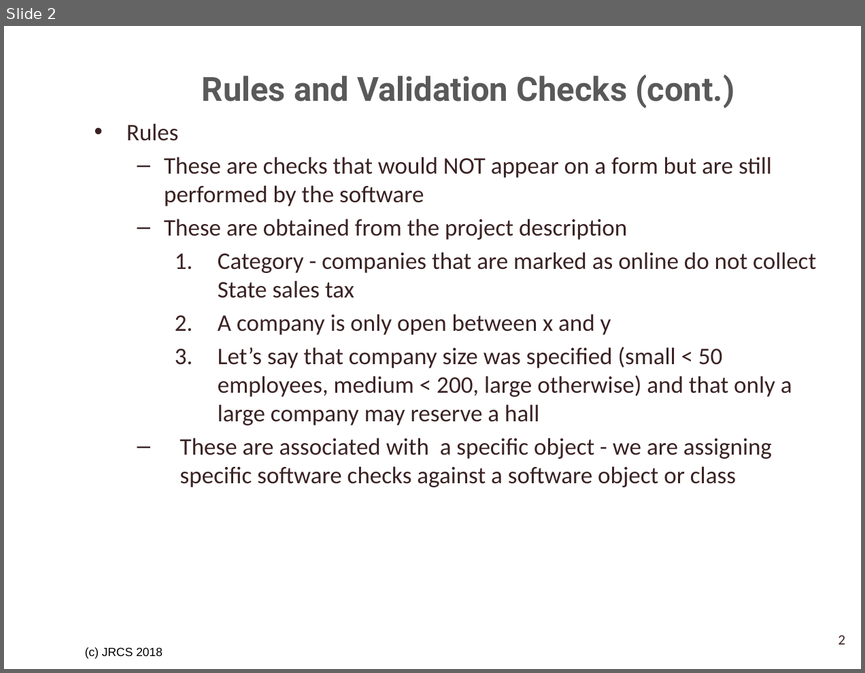
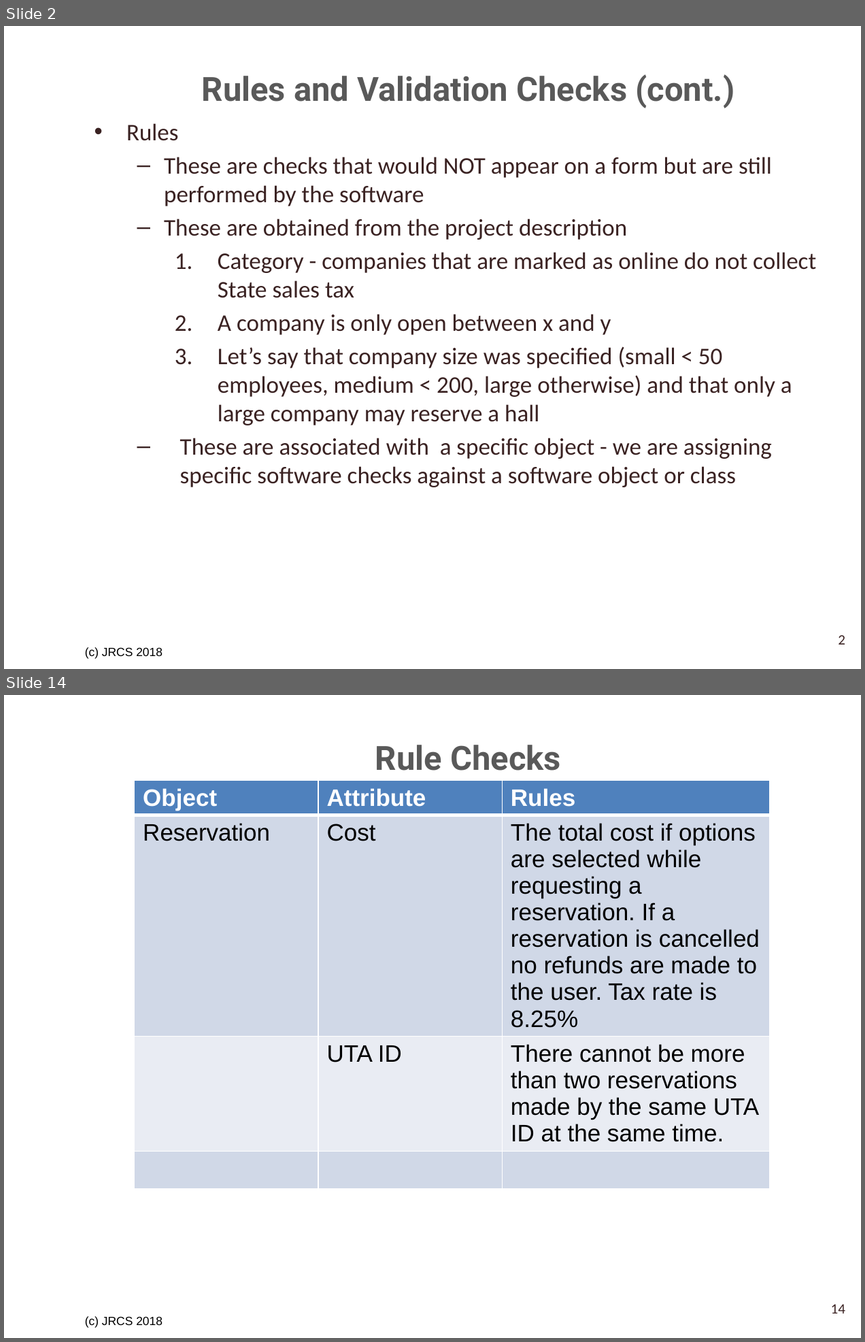
Before and after one commit to SrihariShastry/UTA_Parking, a slide deck: Project_Analysis_Team_3/Validation Checks and Rules Tables.pptx. Shown one above the other, each under a label of ours: slide 2 before the commit, slides 2 and 14 after it; the slides between them are not shown. The pictures are 865x673 and 865x1342 pixels, drawn with LibreOffice and Linux fonts; fonts in the diff are those of the drawing; background and template pictures are left out. Boxes give left, top, right and bottom in pixels: in the first picture for what was removed or moved away, otherwise in the second. Text is boxed around its words. In the diff, an @@ line names an element or a change of style, - is before the commit and + after.

```diff
--- a/Project_Analysis_Team_3/Validation Checks and Rules Tables.pptx
+++ b/Project_Analysis_Team_3/Validation Checks and Rules Tables.pptx
@@ slide 14 added at bbox=[4, 695, 861, 1338], background picture (left out); not listed: 1 template element that a slide beside it also shows @@
@@ title added at bbox=[375, 745, 561, 770], 28 pt, text #595959, bold @@
+Rule Checks
@@ table added at bbox=[135, 780, 771, 1144], 4 rows, 3 columns @@
+Object | Attribute | Rules
+Reservation | Cost | The total cost if options are selected while requesting a reservation. If a reservation is cancelled no refunds are made to the user. Tax rate is 8.25%
+ | UTA ID | There cannot be more than two reservations made by the same UTA ID at the same time.
+ |  | 
@@ page number added at bbox=[831, 1304, 845, 1313], 12 pt, text #3A2222 @@
+14
```
Also in this commit, not shown: 1 slide changed, 12 other slides added, 2 slides removed, 4 other files.
